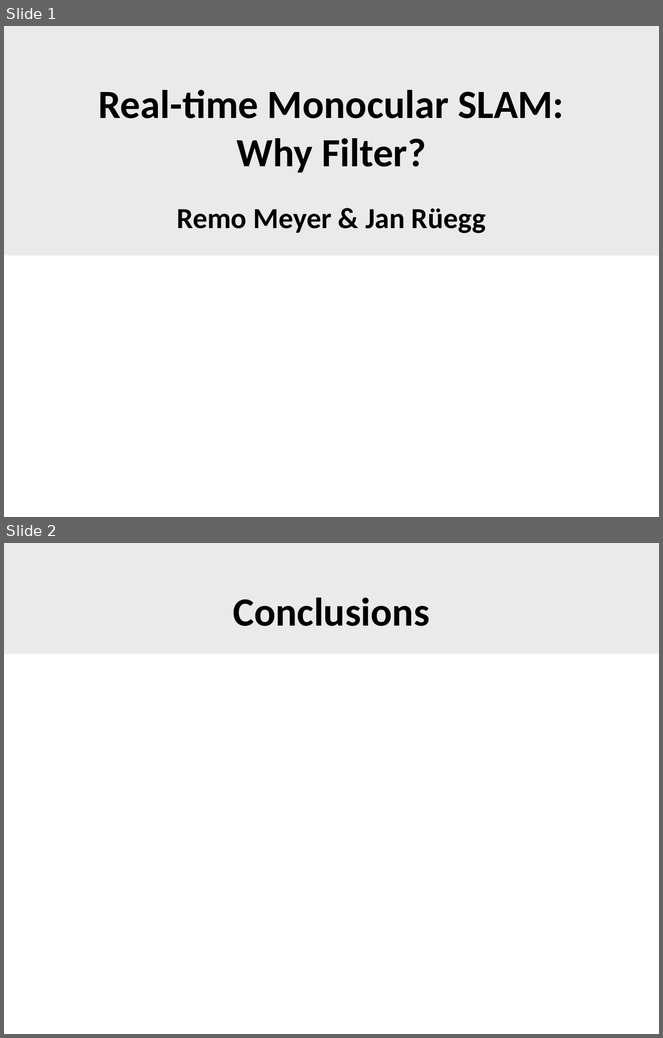
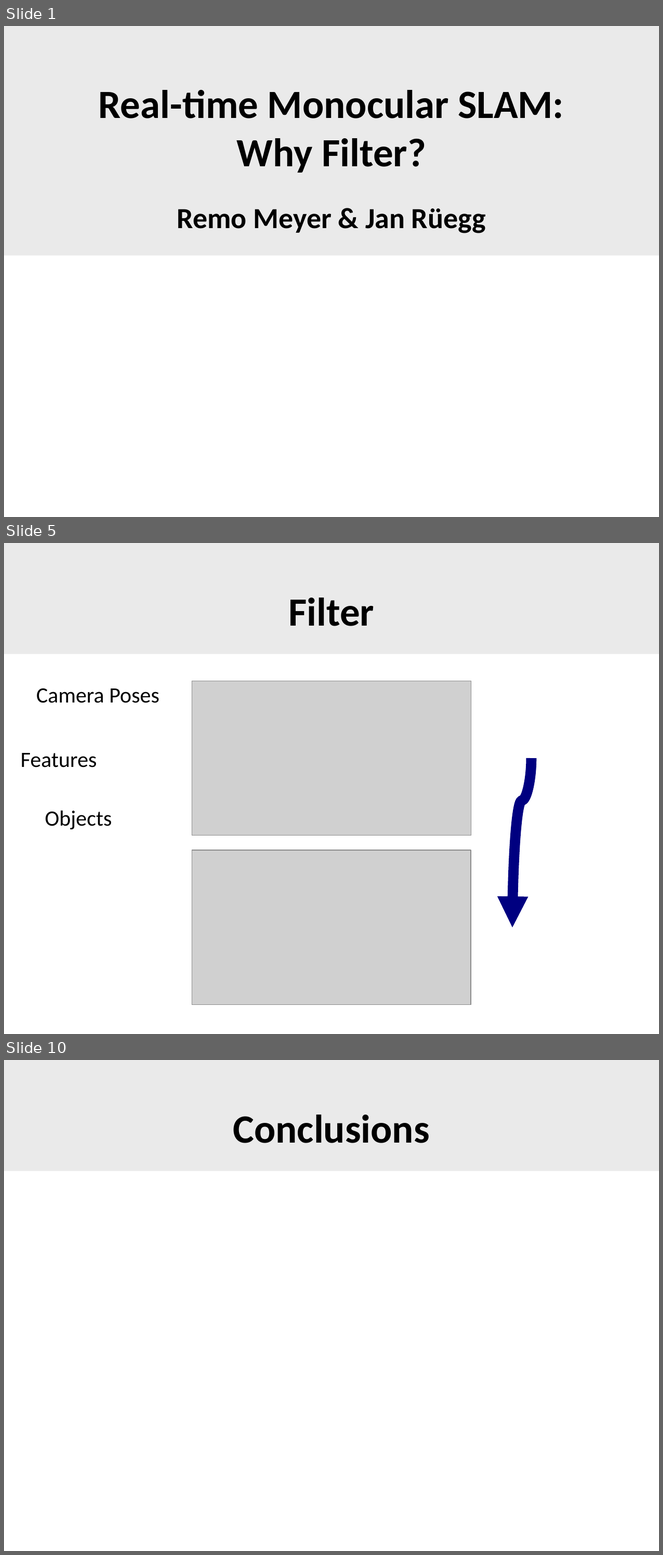
Before and after one commit to SgtPepper123/ICP_3dPhoto, a slide deck: slam/WhyFilter.odp. Shown one above the other, each under a label of ours: slides 1 and 2 before the commit, slides 1, 5 and 10 after it; the slides between them are not shown. The pictures are 663x1038 and 663x1555 pixels, drawn with LibreOffice and Linux fonts; fonts in the diff are those of the drawing; grey boxes stand for pictures; background and template pictures are left out. Boxes give left, top, right and bottom in pixels: in the first picture for what was removed or moved away, otherwise in the second. Text is boxed around its words. In the diff, an @@ line names an element or a change of style, - is before the commit and + after.

```diff
--- a/slam/WhyFilter.odp
+++ b/slam/WhyFilter.odp
@@ slide 5 added at <box>4,543,659,1034</box>, background #FFFFFF; not listed: 1 template element that a slide beside it also shows @@
@@ title added at <box>289,598,375,626</box>, 44 pt, text #000000, bold @@
+Filter
@@ picture added at <box>192,681,471,836</box> @@
@@ text added at <box>36,688,159,703</box>, 24 pt, text #000000 @@
+Camera Poses
@@ text added at <box>21,753,97,768</box>, 24 pt, text #000000 @@
+Features
@@ curved arrow added from (531, 759) to (513, 928), #000080 11.34 pt @@
@@ text added at <box>45,810,112,830</box>, 24 pt, text #000000 @@
+Objects
@@ picture added at <box>192,850,471,1005</box> @@
@@ what was slide 2 is now slide 10 @@
```
Also in this commit, not shown: 7 other slides added.
